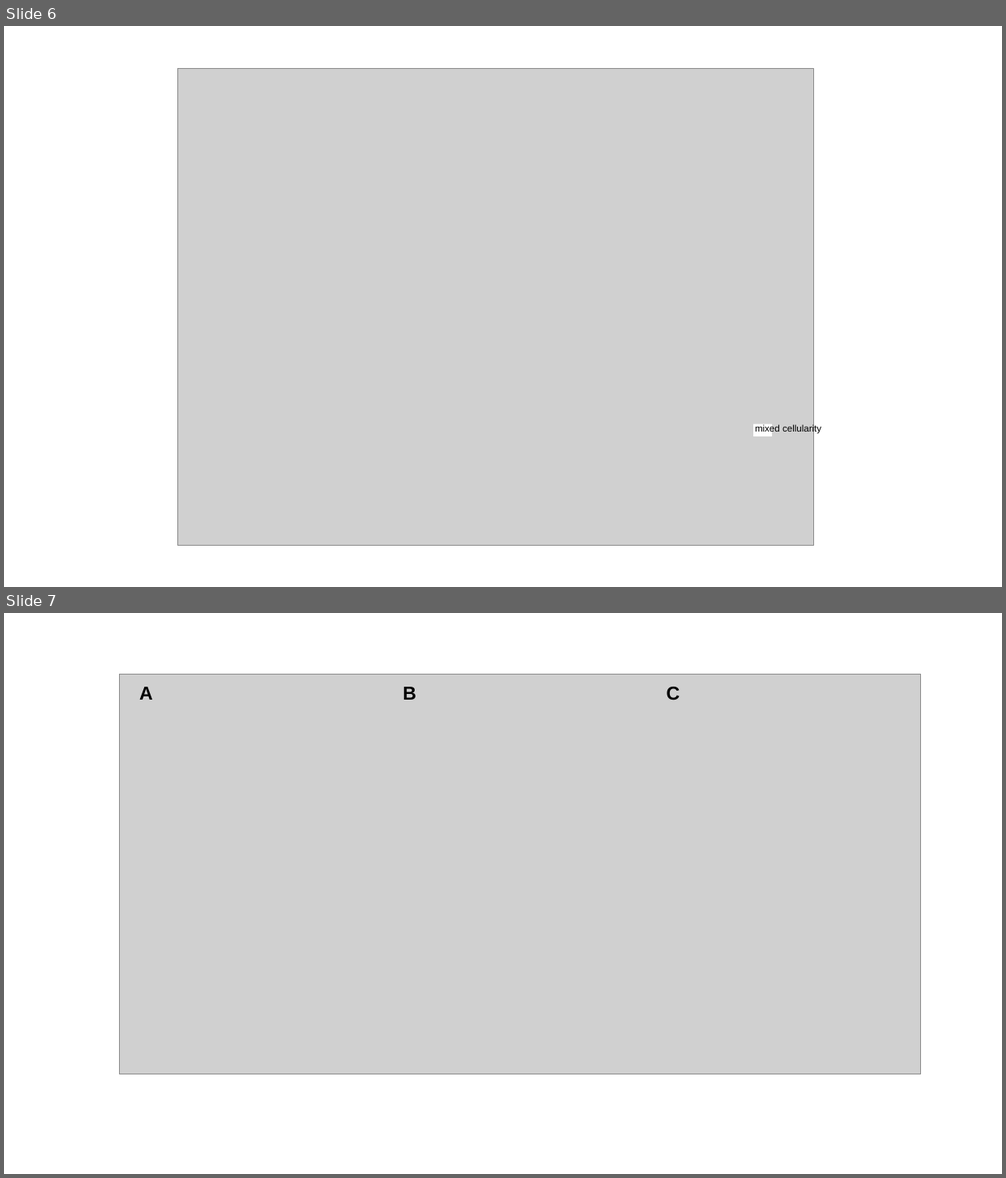
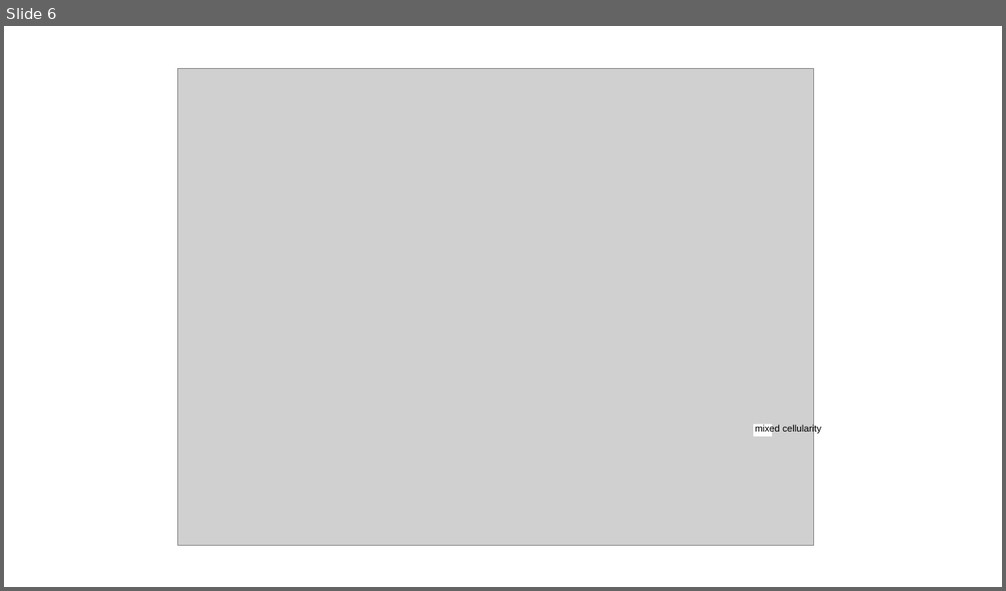
Before and after one commit to BernhardtLab/comp-temp, a slide deck: figures/figure_text_tweaks.pptx. Shown one above the other, each under a label of ours: slides 6 and 7 before the commit, slide 6 after it. The pictures are 1006x1178 and 1006x591 pixels, drawn with LibreOffice and Linux fonts; fonts in the diff are those of the drawing; grey boxes stand for pictures. Boxes give left, top, right and bottom in pixels: in the first picture for what was removed or moved away, otherwise in the second. Text is boxed around its words. In the diff, an @@ line names an element or a change of style, - is before the commit and + after.

```diff
--- a/figures/figure_text_tweaks.pptx
+++ b/figures/figure_text_tweaks.pptx
@@ slide 7 removed at (4,613,1002,1174), background #FFFFFF @@
@@ picture removed at (120,675,921,1075) @@
@@ text removed at (139,687,153,700) @@
-A
@@ text removed at (403,687,416,700) @@
-B
@@ text removed at (667,687,680,700) @@
-C
```
Also in this commit, not shown: 1 slide changed, 4 slides added, 1 other slide removed, 15 other files.
